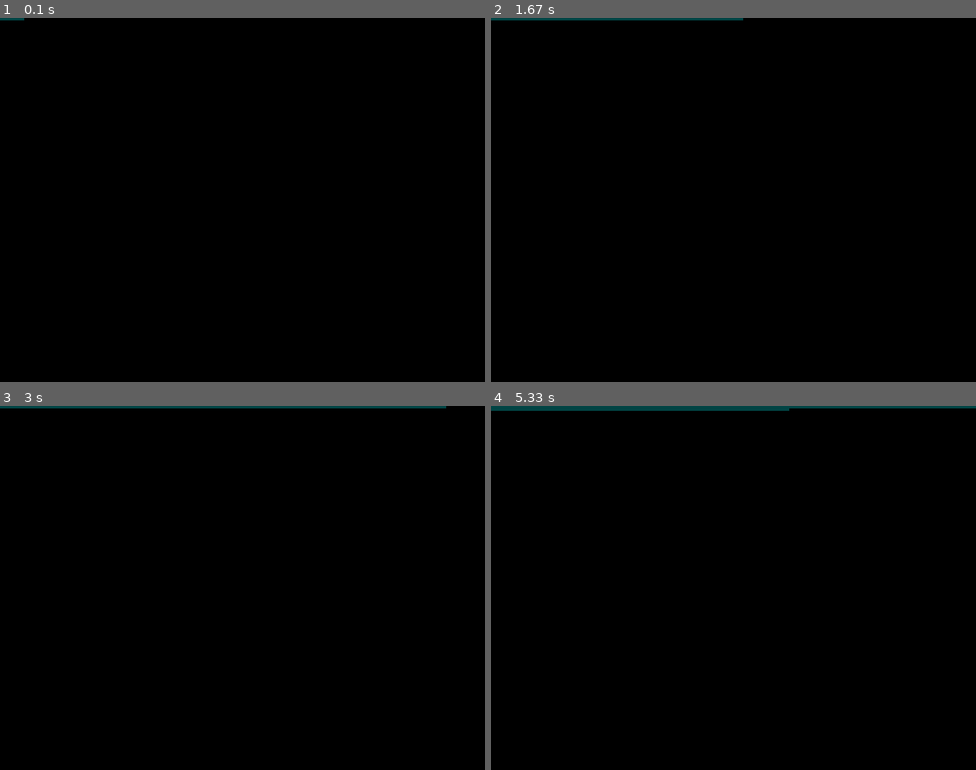
Above: before the commit, frames 1-4 (two rows, left to right).
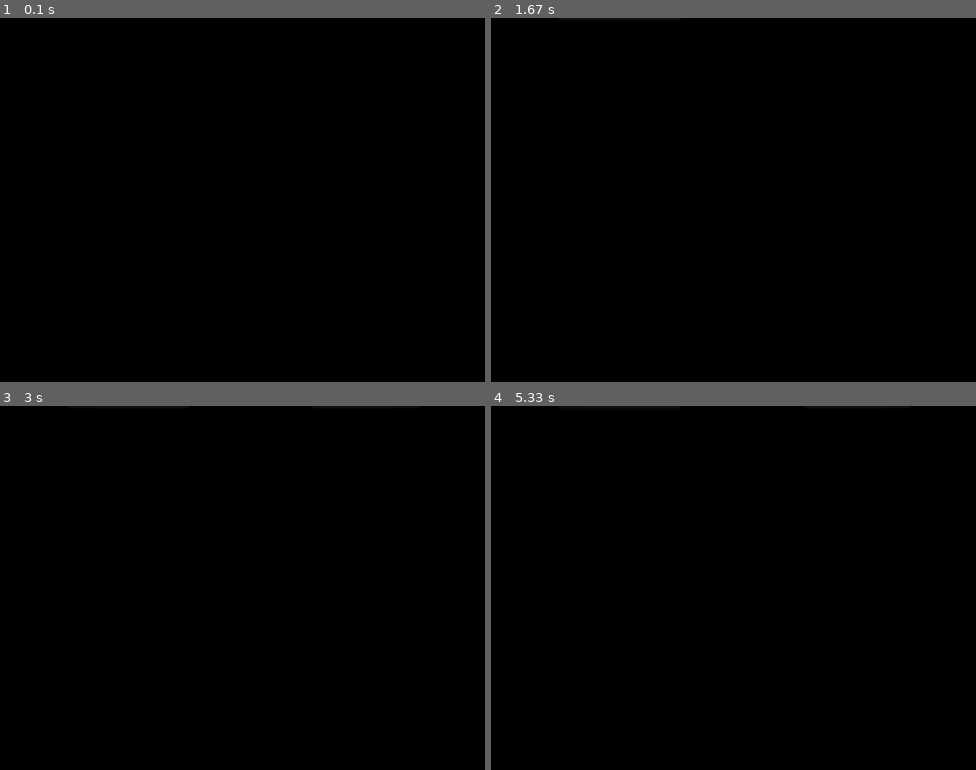
Above: after the commit, the same moments.

Repository: bobmeemee/II-computergraphics
Game: pygame game, started from PyGame.py
The game is run twice, just before and just after one commit, with the same random seed, the same clock (stepped at 60 frames per second) and the same inputs.
Inputs:
- Up to frame 1 (0.1 s): no input
- Up to frame 2 (1.67 s): no input
- Up to frame 3 (3 s): no input
- Up to frame 4 (5.33 s): no input

The runs differ from the first frame. In frame 1, less than 0.1% of the frame differs, in the area x 0-5%, y 0-1%; in frame 2, 0.3%; in frame 3, 0.6%; in frame 4, 1.1%, in the area x 0-100%, y 0-2%.

Commit message:
reflection done

Diff:
--- a/Camera.py
+++ b/Camera.py
@@ -193,9 +193,8 @@
             feeler.setDirection(light.point.x - hitPoint.x, light.point.y - hitPoint.y, light.point.z - hitPoint.z)
             feeler.vector.normalize()
             # TODO: if blocking objects are transparent, don't skip it
-            # if isInShadow(feeler):
-            #     print("in shadow")
-            #     continue
+            if isInShadow(feeler):
+                continue
 
             s = light.point - hitPoint  # vector to light source
             s.normalize()
@@ -217,11 +216,11 @@
                     spec = utils.specular_value(thetha_in, thetha_out, obj.material.m, obj.material.eta)
                     specular = light.color * obj.material.ks * spec * domega
                     color += specular
-                    if ray.recuseLevel == 1:
-                        print("recursed color: ", color)
+                    # if ray.recuseLevel == 1:
+                    #     print("recursed color: ", color)
 
             # if the ray has been recused too many times, skip the reflection & refraction
-        if ray.recuseLevel == 2:
+        if ray.recuseLevel == 3:
             return color
         # TODO: refraction from other objects
         # reflection component
--- a/Objects.py
+++ b/Objects.py
@@ -275,23 +275,6 @@
         if inter.numberOfHits == 0:
             return False, None
         return True, inter
-
-
-def getCubeNormal(surface):
-    if surface == 0:  # top
-        return np.array([0, 1, 0])
-    elif surface == 1:  # bottom
-        return np.array([0, -1, 0])
-    elif surface == 2:  # right
-        return np.array([1, 0, 0])
-    elif surface == 3:  # left
-        return np.array([-1, 0, 0])
-    elif surface == 4:  # front
-        return np.array([0, 0, 1])
-    elif surface == 5:  # back
-        return np.array([0, 0, -1])
-    else:
-        print("Error: Invalid case, no hit normal for this surface")
 
 
 class Cube(Object):
@@ -391,7 +374,7 @@
         inter = Intersection()
         if tIn > 0.00001:
             inter.numberOfHits += 1
-            hitNormal = utils.vectorFromArray(getCubeNormal(inSurface))
+            hitNormal = utils.vectorFromArray(self.getCubeNormal(inSurface))
             hitNormal.transform(self.transform)
             inter.hit.append(
                 HitInfo(isEntering=True, obj=self, surface=inSurface, time=tIn, intersectionPoint=r.getPosition(tIn),
@@ -399,7 +382,7 @@
 
         if tOut > 0.00001:
             inter.numberOfHits += 1
-            hitNormal = utils.vectorFromArray(getCubeNormal(outSurface))
+            hitNormal = utils.vectorFromArray(self.getCubeNormal(outSurface))
             hitNormal.transform(self.transform)
 
             inter.hit.append(HitInfo(isEntering=False, obj=self, surface=outSurface, time=tOut,
@@ -414,6 +397,23 @@
 
     def getInverseTransform(self):
         return self.inverseTransform
+
+    @staticmethod
+    def getCubeNormal(surface):
+        if surface == 0:  # top
+            return np.array([0, 1, 0])
+        elif surface == 1:  # bottom
+            return np.array([0, -1, 0])
+        elif surface == 2:  # right
+            return np.array([1, 0, 0])
+        elif surface == 3:  # left
+            return np.array([-1, 0, 0])
+        elif surface == 4:  # front
+            return np.array([0, 0, 1])
+        elif surface == 5:  # back
+            return np.array([0, 0, -1])
+        else:
+            print("Error: Invalid case, no hit normal for this surface")
 
 
 # singleton class that stores all the objects
--- a/PyGame.py
+++ b/PyGame.py
@@ -24,51 +24,6 @@
 obj_list = ObjectList()
 lightList = LightList()
 
-# Create lights
-light_1 = Light(Point(0, 0, 3), np.array([100, 100, 100]) *2.5)
-#lightList.addLight(light_1)
-light_2 = Light(Point(2, 0, 1), np.array([255, 255, 255]))
-lightList.addLight(light_2)
-
-
-# Create a sphere
-sphere = Sphere()
-sphere.scale(0.3, 0.3, 0.3)
-sphere.translate(0, 0, -3)
-
-sphere.material.emissive = np.array([100., 100, 100]) * 0
-sphere.material.eta = np.array([.800, .876, .989])  # BGR
-sphere.material.ka = 0.5  # ambient
-sphere.material.kd = 0.4  # diffuse
-sphere.material.ks = 0.9  # specular
-sphere.material.m = 0.3  # roughness
-
-sphere.material.shininess = 0.9 # reflection
-sphere.material.transparency = 0.01  # refraction
-
-# create a cube and place yourself inside
-cube = Cube()
-cube.scale(8, 8, 8)
-cube.translate(0, 0, -1)
-cube.priority = 1
-
-cube.material.emissive = np.array([100., 100, 100]) * 0
-cube.material.eta = np.array([.8, .1, .1])  # BGR
-cube.material.ka = 0.4  # ambient
-cube.material.kd = 0.4  # diffuse
-cube.material.ks = 0.4  # specular
-cube.material.m = 0.3  # roughness CANT BE 0
-
-cube.material.shininess = 0.1  # reflection
-
-cube.material.transparency = 0  # refraction
-cube.material.relativeLightspeed = 1
-
-
-# Add the objects to the list of objects
-obj_list.addObject(sphere)
-obj_list.addObject(cube)
-
 # Create a clock object to control the frame rate
 clock = pygame.time.Clock()
 
@@ -78,6 +33,7 @@
 
 
 def main():
+    test_reflection()
     update_color = None
     update_rect = None
     render_progress = 0
@@ -116,42 +72,53 @@
 
 # This routine only works when the shadows are turned off
 def test_reflection():
-    light_2 = Light(Point(2, 0, 1), np.array([255, 255, 255]))
+    # Create lights
+    light_1 = Light(Point(0, 0, 1), np.array([100, 100, 100]) * .0)
+    lightList.addLight(light_1)
+    light_2 = Light(Point(3, 0, -3), np.array([255, 255, 255]) * .0)
     lightList.addLight(light_2)
+    light_3 = Light(Point(0, -2, -3), np.array([255, 255, 255]) * .2)
+    lightList.addLight(light_3)
 
     # Create a sphere
-    sphere = Sphere()
+    sphere = Cube()
     sphere.scale(0.3, 0.3, 0.3)
+    sphere.rotate(45, 1, 0, 0)
+    sphere.rotate(45, 0, 1, 0)
     sphere.translate(0, 0, -3)
 
     sphere.material.emissive = np.array([100., 100, 100]) * 0
-    sphere.material.eta = np.array([.800, .876, .989])  # BGR
+    sphere.material.eta = np.array([.800, .2, .989])  # BGR
     sphere.material.ka = 0.5  # ambient
     sphere.material.kd = 0.4  # diffuse
-    sphere.material.ks = 0.9  # specular
+    sphere.material.ks = 0.4  # specular
     sphere.material.m = 0.3  # roughness
 
-    sphere.material.shininess = 0.9  # reflection
+    sphere.material.shininess = 0.1  # reflection
     sphere.material.transparency = 0.01  # refraction
 
     # create a cube and place yourself inside
-    cube = Cube()
-    cube.scale(8, 8, 8)
-    cube.translate(0, 0, -1)
+    cube = GenericSquare()
+    cube.scale(2, 2)
+    cube.translate(0, .2, -4)
+    cube.rotate(30, 1, 0, 0)
     cube.priority = 1
 
     cube.material.emissive = np.array([100., 100, 100]) * 0
-    cube.material.eta = np.array([.8, .1, .1])  # BGR
-    cube.material.ka = 0.4  # ambient
-    cube.material.kd = 0.4  # diffuse
-    cube.material.ks = 0.4  # specular
-    cube.material.m = 0.3  # roughness CANT BE 0
+    cube.material.eta = np.array([.8, .8, .8])  # BGR
+    cube.material.ka = 0.05  # ambient
+    cube.material.kd = 0.1  # diffuse
+    cube.material.ks = 0.1  # specular
+    cube.material.m = 0.01  # roughness CANT BE 0
 
-    cube.material.shininess = 0.1  # reflection
+    cube.material.shininess = 1.  # reflection
 
     cube.material.transparency = 0  # refraction
     cube.material.relativeLightspeed = 1
 
+    # Add the objects to the list of objects
+    obj_list.addObject(sphere)
+    obj_list.addObject(cube)
 
 
 def test_transparency():
@@ -197,6 +164,5 @@
     square.material.relativeLightspeed = 1
 
 
-
 if __name__ == "__main__":
     main()
